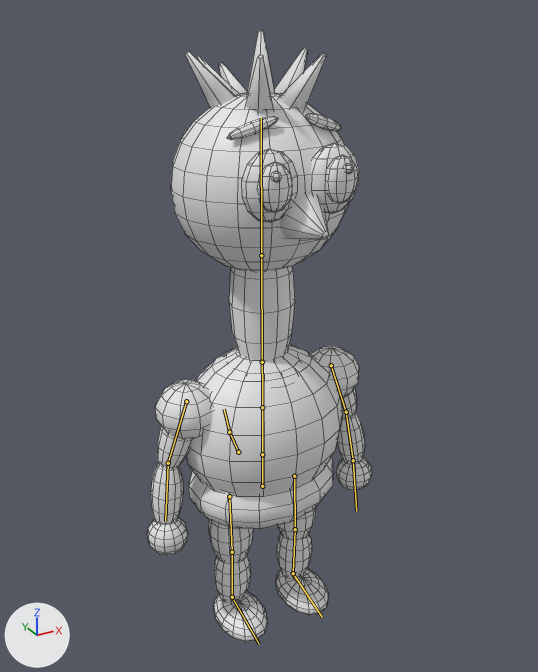
Renders of the FBX model Assets/Art/Characters/animal_emu.fbx from each side of a commit.
Both versions are drawn from a 50 mm camera at (-1.16, -2.17, 2.31) aimed at (0.01, -0.04, 1.24). Arrows for +X, +Y and +Z are at lower left; the lights stay in place. The picture after the commit comes second. The bones that change, and the others that lie on the model, are drawn over the model as lines. Mesh edges are drawn as thin lines.

The first picture shows 'emu_Body'.
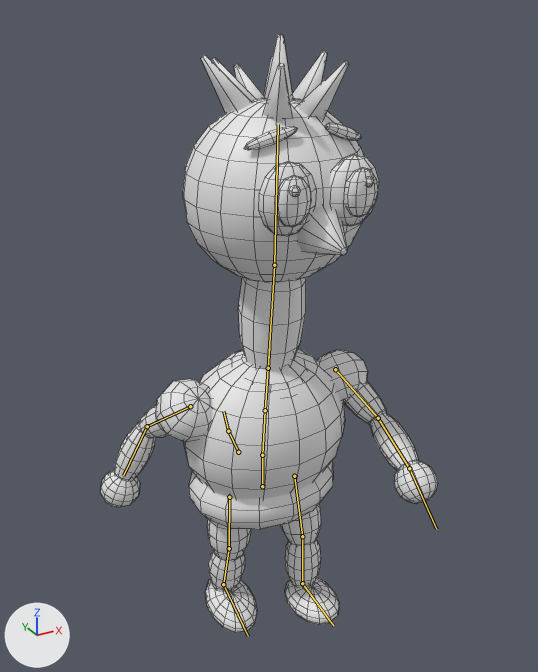
The newer file adds an action. The first version stands in its rest pose; the second is drawn at frame 36 of the action 'Rig|ServeHold'.

The change, as a list of edits to the scene's bpy script:
```text
Change bone_spine:
    where bone_spine = bpy.data.objects['Rig'].pose.bones['Spine']  # child of 'Hips'
    bone_spine.rotation_quaternion: (1.0, 0.0, 0.0, 0.0) -> (0.998, 0.055, 0.0, 0.0)  # degrees (0, 0, 0) -> degrees (6, 0, 0)
Change bone_head:
    where bone_head = bpy.data.objects['Rig'].pose.bones['Head']  # child of 'Neck'
    bone_head.rotation_quaternion: (1.0, 0.0, 0.0, 0.0) -> (0.999, -0.038, 0.0, 0.0)  # degrees (0, 0, 0) -> degrees (-4, 0, 0)
Change bone_upperarm_l:
    where bone_upperarm_l = bpy.data.objects['Rig'].pose.bones['UpperArm.L']  # child of 'Chest'
    bone_upperarm_l.rotation_quaternion: (1.0, 0.0, 0.0, 0.0) -> (0.878, 0.467, 0.049, 0.092)  # degrees (0, 0, 0) -> degrees (56, 0, 12)
Change bone_lowerarm_l:
    where bone_lowerarm_l = bpy.data.objects['Rig'].pose.bones['LowerArm.L']  # child of 'UpperArm.L'
    bone_lowerarm_l.rotation_quaternion: (1.0, 0.0, 0.0, 0.0) -> (0.993, 0.122, 0.0, 0.0)  # degrees (0, 0, 0) -> degrees (14, 0, 0)
Change bone_hand_l:
    where bone_hand_l = bpy.data.objects['Rig'].pose.bones['Hand.L']  # child of 'LowerArm.L'
    bone_hand_l.rotation_quaternion: (1.0, 0.0, 0.0, 0.0) -> (0.996, -0.087, 0.0, 0.0)  # degrees (0, 0, 0) -> degrees (-10, 0, 0)
Change bone_upperarm_r:
    where bone_upperarm_r = bpy.data.objects['Rig'].pose.bones['UpperArm.R']  # child of 'Chest'
    bone_upperarm_r.rotation_quaternion: (1.0, 0.0, 0.0, 0.0) -> (0.936, -0.331, 0.041, -0.115)  # degrees (0, 0, 0) -> degrees (-39, 0, -14)
Change bone_lowerarm_r:
    where bone_lowerarm_r = bpy.data.objects['Rig'].pose.bones['LowerArm.R']  # child of 'UpperArm.R'
    bone_lowerarm_r.rotation_quaternion: (1.0, 0.0, 0.0, 0.0) -> (0.969, 0.247, 0.0, 0.0)  # degrees (0, 0, 0) -> degrees (29, 0, 0)
Change bone_tail1:
    where bone_tail1 = bpy.data.objects['Rig'].pose.bones['Tail1']  # child of 'Hips'
    bone_tail1.rotation_quaternion: (1.0, 0.0, 0.0, 0.0) -> (0.988, 0.14, 0.01, 0.071)  # degrees (0, 0, 0) -> degrees (16, 0, 8)
Change bone_tail2:
    where bone_tail2 = bpy.data.objects['Rig'].pose.bones['Tail2']  # child of 'Tail1'
    bone_tail2.rotation_quaternion: (1.0, 0.0, 0.0, 0.0) -> (0.995, 0.092, 0.004, 0.048)  # degrees (0, 0, 0) -> degrees (11, 0, 5)
Change bone_upperleg_l:
    where bone_upperleg_l = bpy.data.objects['Rig'].pose.bones['UpperLeg.L']  # child of 'Hips'
    bone_upperleg_l.rotation_quaternion: (1.0, 0.0, 0.0, 0.0) -> (0.993, 0.122, 0.0, 0.0)  # degrees (0, 0, 0) -> degrees (14, 0, 0)
Change bone_lowerleg_l:
    where bone_lowerleg_l = bpy.data.objects['Rig'].pose.bones['LowerLeg.L']  # child of 'UpperLeg.L'
    bone_lowerleg_l.rotation_quaternion: (1.0, 0.0, 0.0, 0.0) -> (0.996, -0.09, 0.0, 0.0)  # degrees (0, 0, 0) -> degrees (-10, 0, 0)
Change bone_upperleg_r:
    where bone_upperleg_r = bpy.data.objects['Rig'].pose.bones['UpperLeg.R']  # child of 'Hips'
    bone_upperleg_r.rotation_quaternion: (1.0, 0.0, 0.0, 0.0) -> (0.999, -0.052, 0.0, 0.0)  # degrees (0, 0, 0) -> degrees (-6, 0, 0)
Change bone_lowerleg_r:
    where bone_lowerleg_r = bpy.data.objects['Rig'].pose.bones['LowerLeg.R']  # child of 'UpperLeg.R'
    bone_lowerleg_r.rotation_quaternion: (1.0, 0.0, 0.0, 0.0) -> (0.998, -0.055, 0.0, 0.0)  # degrees (0, 0, 0) -> degrees (-6, 0, 0)
```

Where the change shows, as pixel boxes [x1, y1, x2, y2] in the pictures (538 x 672 px):
'emu_Body', posed (49% wider)
    before: [147, 30, 372, 642]
    after: [101, 34, 437, 633]
bone 'Spine', root to tip
    before: (262, 454) to (262, 407)
    after: (262, 455) to (265, 410)
bone 'Head', root to tip
    before: (261, 255) to (261, 118)
    after: (274, 265) to (278, 124)
bone 'UpperArm.L', root to tip
    before: (331, 365) to (346, 412)
    after: (335, 369) to (378, 418)
bone 'LowerArm.L', root to tip
    before: (346, 412) to (353, 460)
    after: (378, 418) to (409, 468)
bone 'Hand.L', root to tip
    before: (353, 460) to (356, 511)
    after: (409, 468) to (436, 529)
bone 'UpperArm.R', root to tip
    before: (186, 401) to (168, 463)
    after: (190, 406) to (147, 426)
bone 'LowerArm.R', root to tip
    before: (168, 463) to (165, 521)
    after: (147, 426) to (123, 475)
bone 'Tail1', root to tip
    before: (238, 452) to (229, 432)
    after: (238, 452) to (228, 431)
bone 'Tail2', root to tip
    before: (229, 432) to (224, 409)
    after: (228, 431) to (223, 411)
bone 'UpperLeg.L', root to tip
    before: (294, 476) to (295, 529)
    after: (294, 476) to (302, 536)
bone 'LowerLeg.L', root to tip
    before: (295, 529) to (293, 573)
    after: (302, 536) to (302, 583)
bone 'UpperLeg.R', root to tip
    before: (229, 496) to (232, 552)
    after: (229, 497) to (229, 548)
bone 'LowerLeg.R', root to tip
    before: (232, 552) to (232, 597)
    after: (229, 548) to (223, 584)
